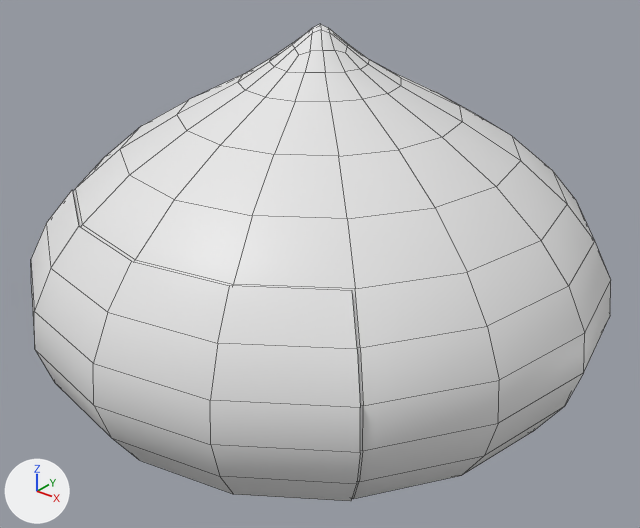
Before and after pictures for a commit that changed the FBX model Assets/Assets/Characters/07_Slime_Nightmare_Rigged.fbx.
One viewpoint serves both versions: a 50 mm camera at (0.636, -0.796, 0.694) aimed at (0.013, -0.017, 0.212). The lights are fixed; the arrows at lower left show +X, +Y and +Z. Mesh edges are drawn as thin lines. Where no turn or scale is listed for an object, it has been applied to the vertices.

Names of what the first picture shows: 'rosto', 'slime'.
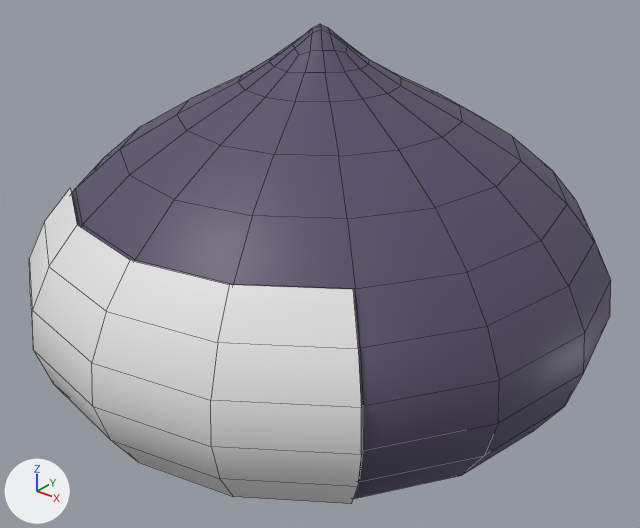
Where the newer file only moved an object's origin or applied its transform, the numbers keep the older frame.

Boxes [x1, y1, x2, y2] around the edits, measured in the pictures (640 x 528 px):
'slime', recoloured (white to purple): [71, 24, 611, 499] in both

The change in detail:
Material 'Material.001' (mat_material_001) is new.
Its base color is (0.0876, 0.0732, 0.137) (dark purple #544c67).
me_circle has 226 vertices, 224 faces and spans x -0.357..0.357, y -0.357..0.357, z -0.26..0.24.
me_circle now uses material mat_material_001 (dark purple #544c67).
